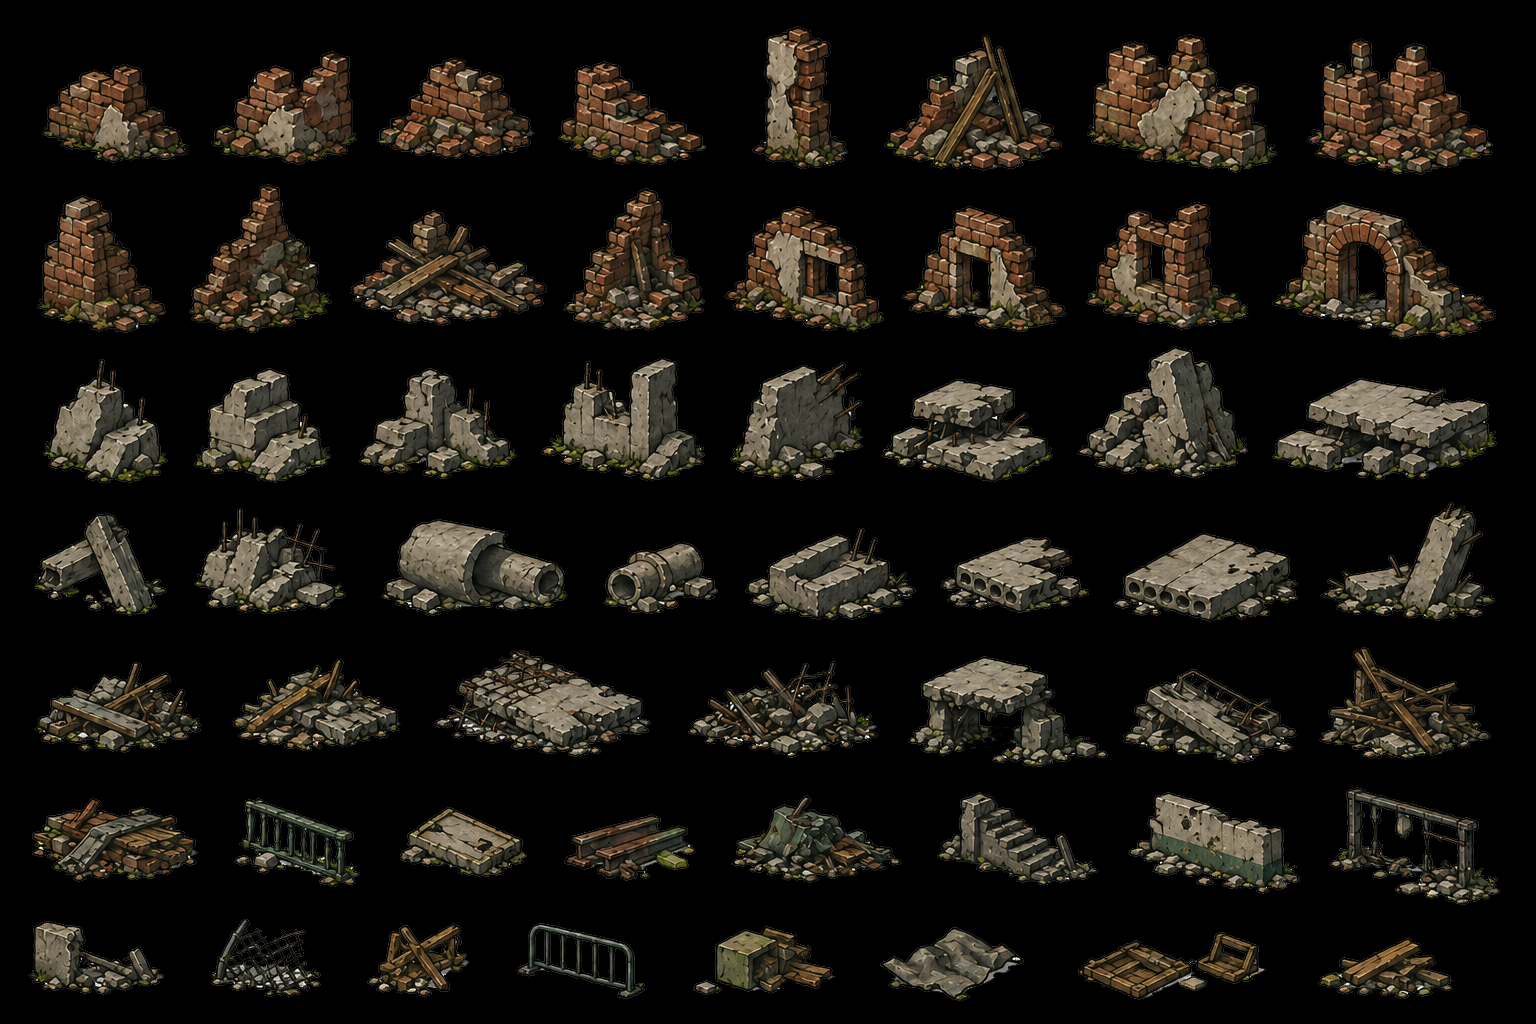
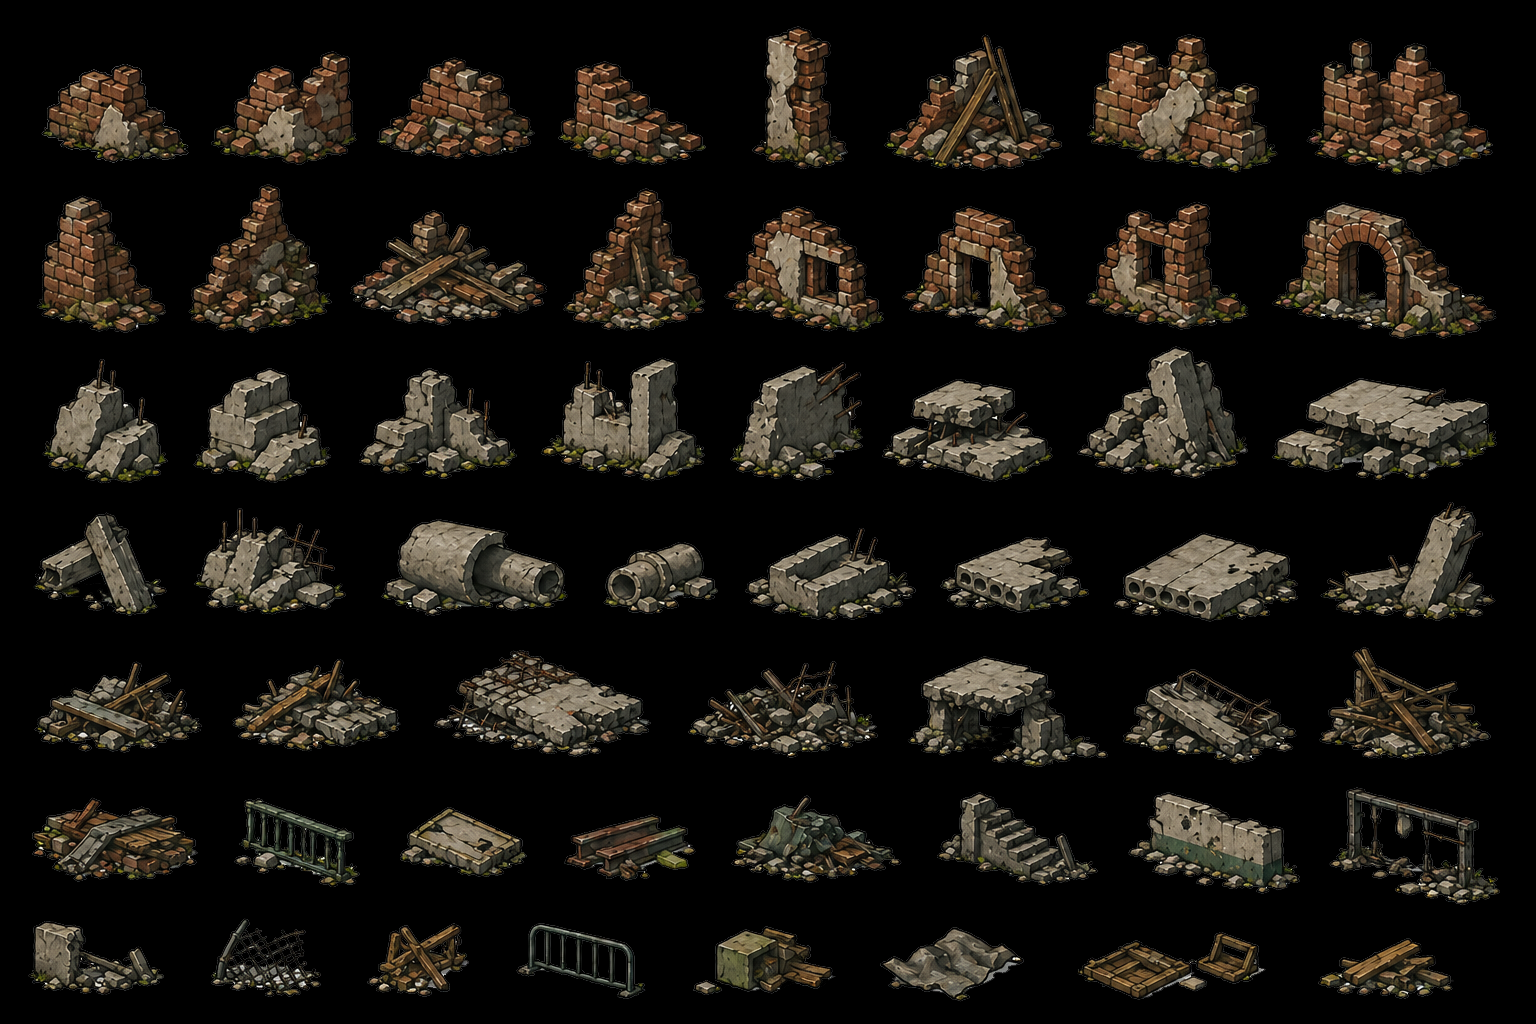
Comparing the layer stacks of the two 1536 × 1024 images. Changes:
added layer "Слой 1" above "Слой 0" over <box>41,64,189,163</box>